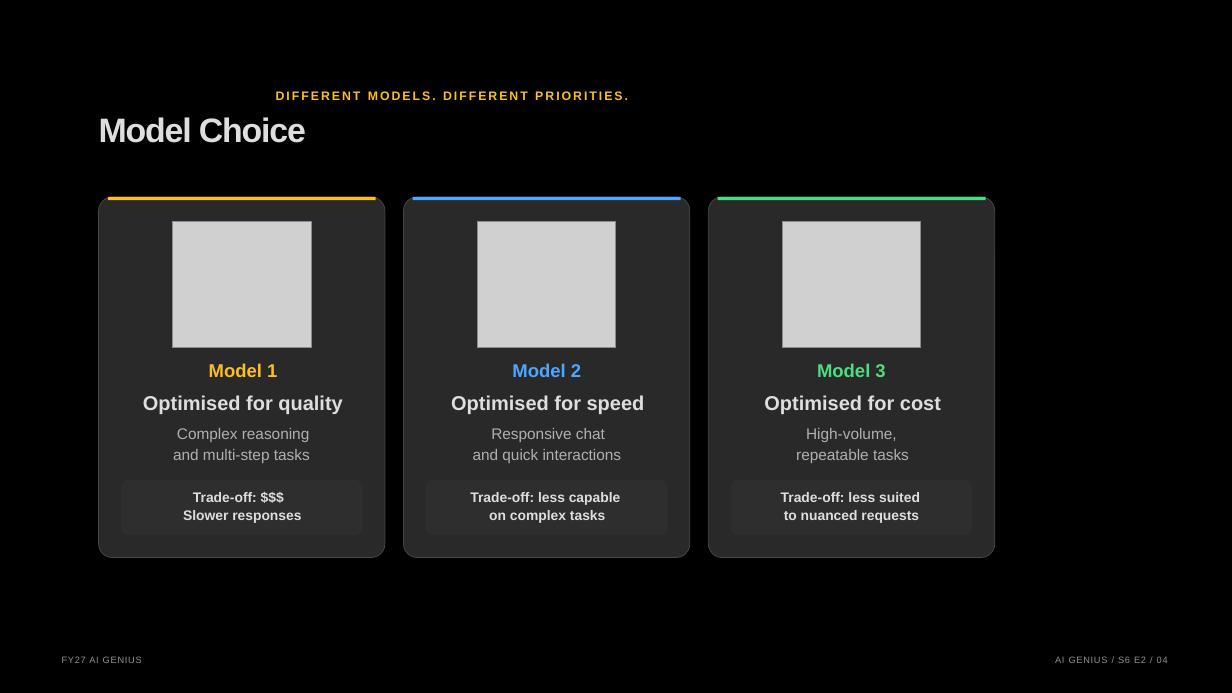
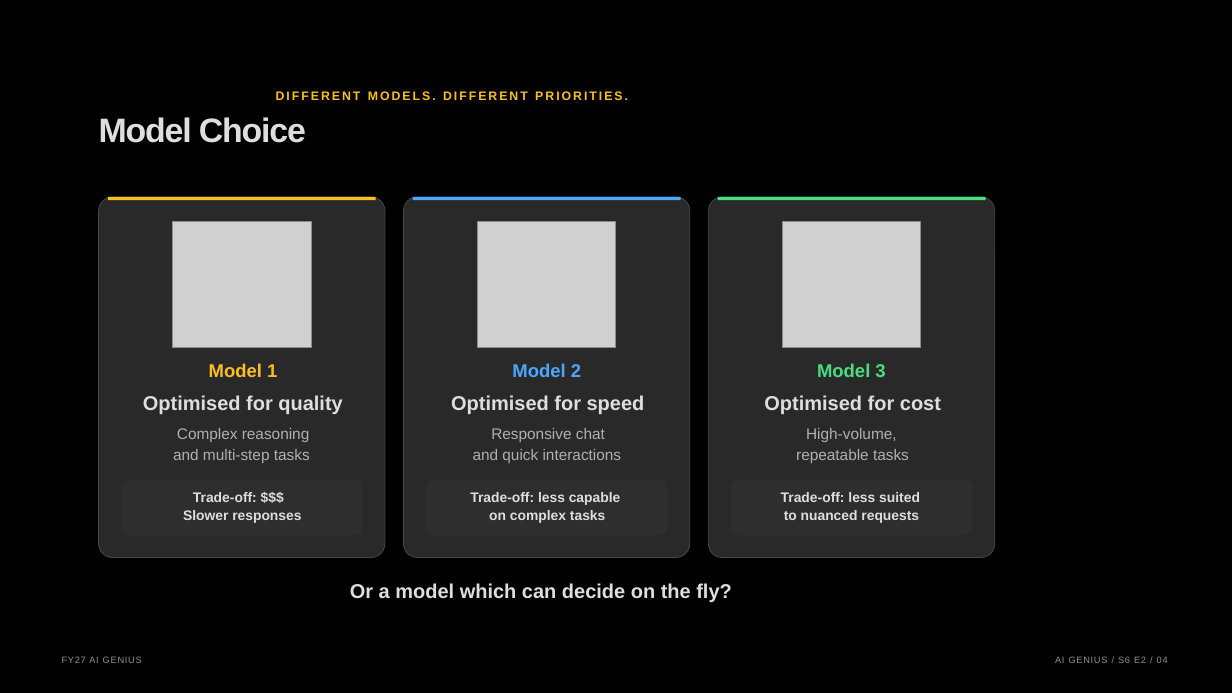
Before and after one commit to graemefoster/FoundryEvalsAndObservability, a slide deck: slide 4 of presentation/presentation.pptx. Drawn at 1232x693 pixels with LibreOffice and Linux fonts; fonts in the diff are those of the drawing; grey boxes stand for pictures; background and template pictures are left out. Boxes give left, top, right and bottom in pixels: in the first picture for what was removed or moved away, otherwise in the second. Text is boxed around its words. In the diff, an @@ line names an element or a change of style, - is before the commit and + after.

```diff
--- a/presentation/presentation.pptx
+++ b/presentation/presentation.pptx
@@ text added at <box>350,583,732,602</box>, 15.6 pt, text #DEDEDE, bold @@
+Or a model which can decide on the fly?
```
Also in this commit, not shown: 3 other slides changed, 9 other files.
